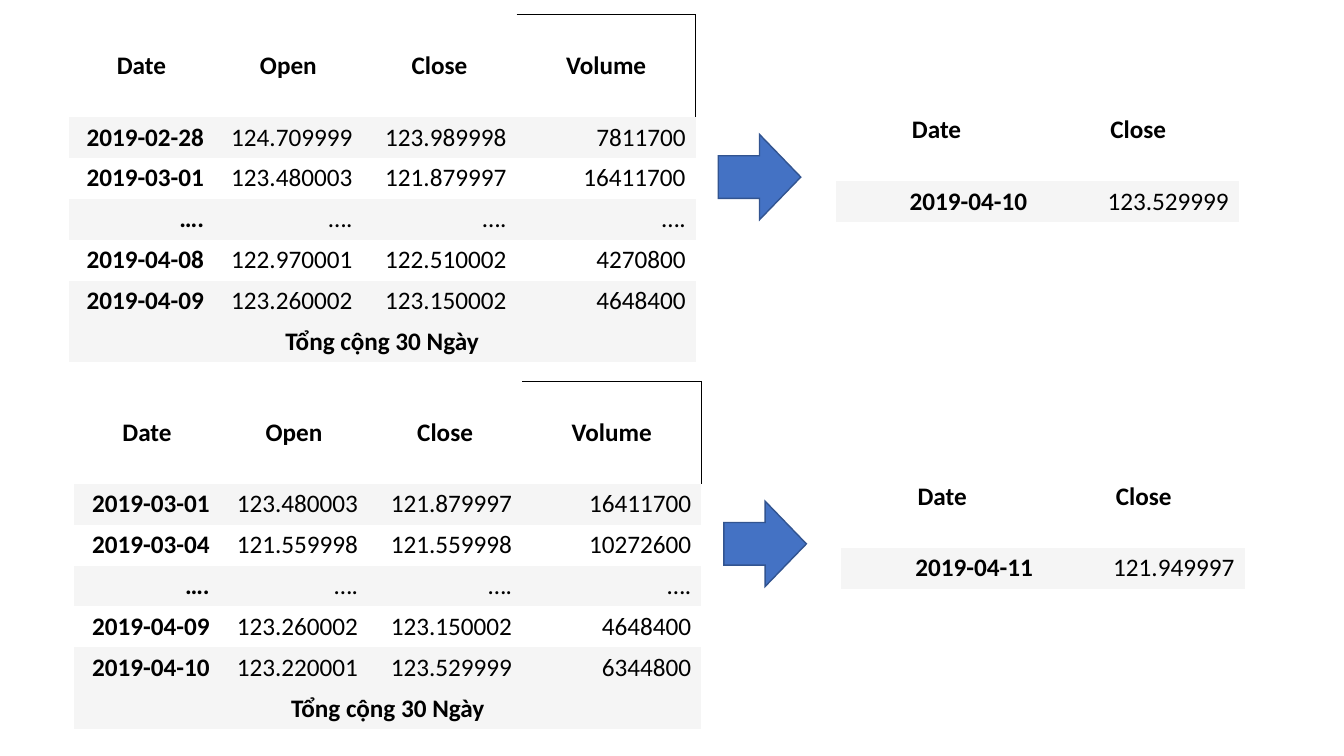
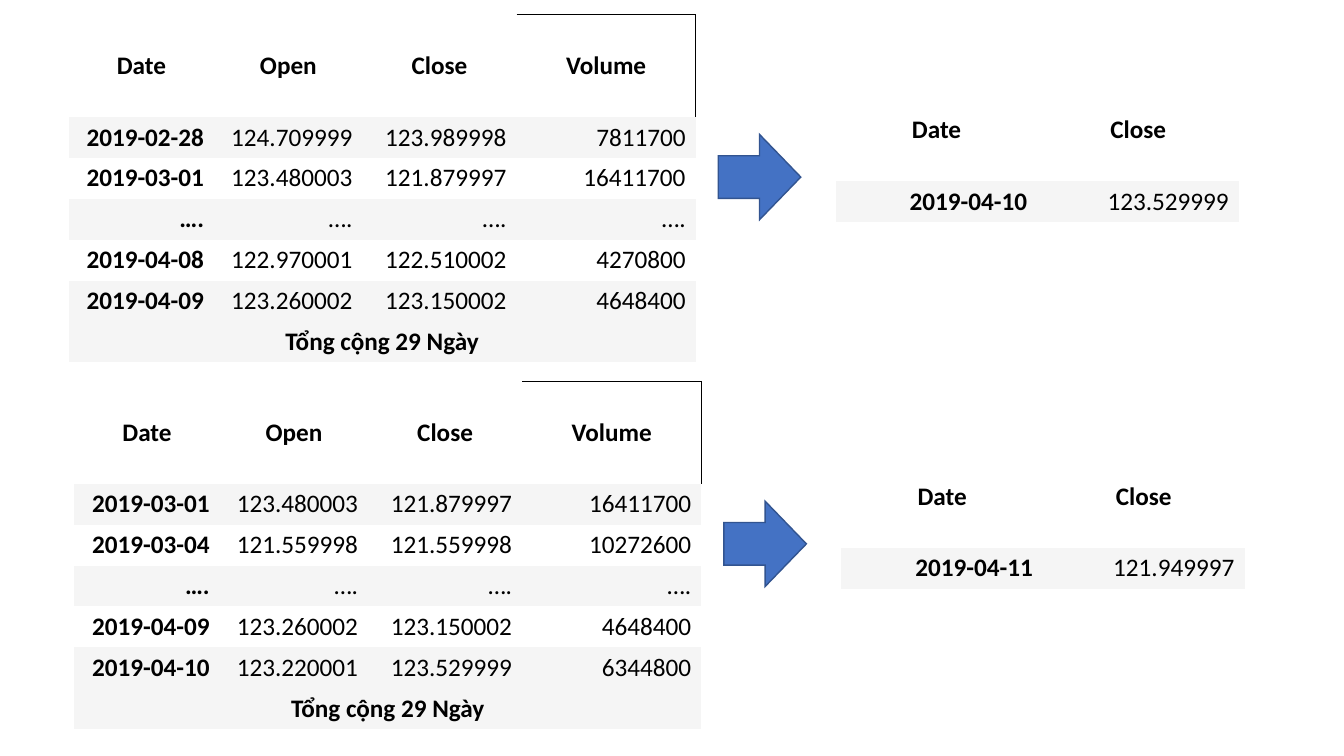
Before and after one commit to izzeroone/gold-prediction, a slide deck: slide 5 of slide.pptx. Drawn at 1344x756 pixels with LibreOffice and Linux fonts; fonts in the diff are those of the drawing. Boxes give left, top, right and bottom in pixels: in the first picture for what was removed or moved away, otherwise in the second. Text is boxed around its words. In the diff, an @@ line names an element or a change of style, - is before the commit and + after.

```diff
--- a/slide.pptx
+++ b/slide.pptx
@@ table at [69,15,696,359] @@
-row 7, column 1: Tổng cộng 30 Ngày
+row 7, column 1: Tổng cộng 29 Ngày
@@ table at [75,381,702,726] @@
-row 7, column 1: Tổng cộng 30 Ngày
+row 7, column 1: Tổng cộng 29 Ngày
```
Also in this commit, not shown: 4 other slides changed, 1 slide added, 9 other files.
